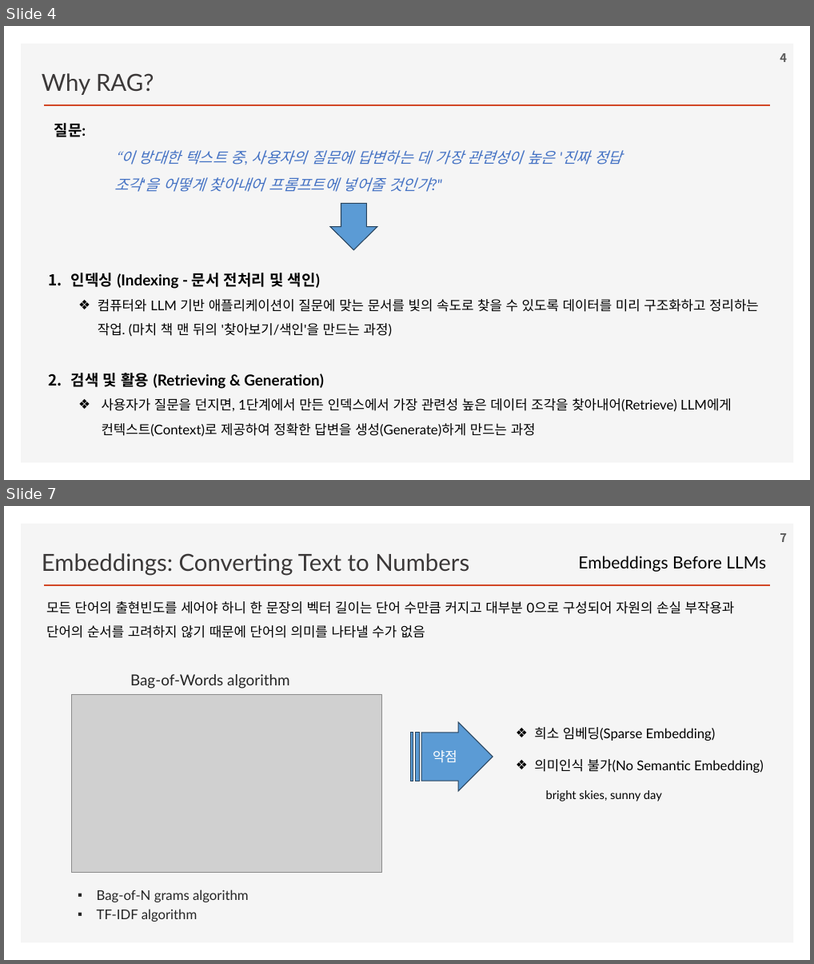
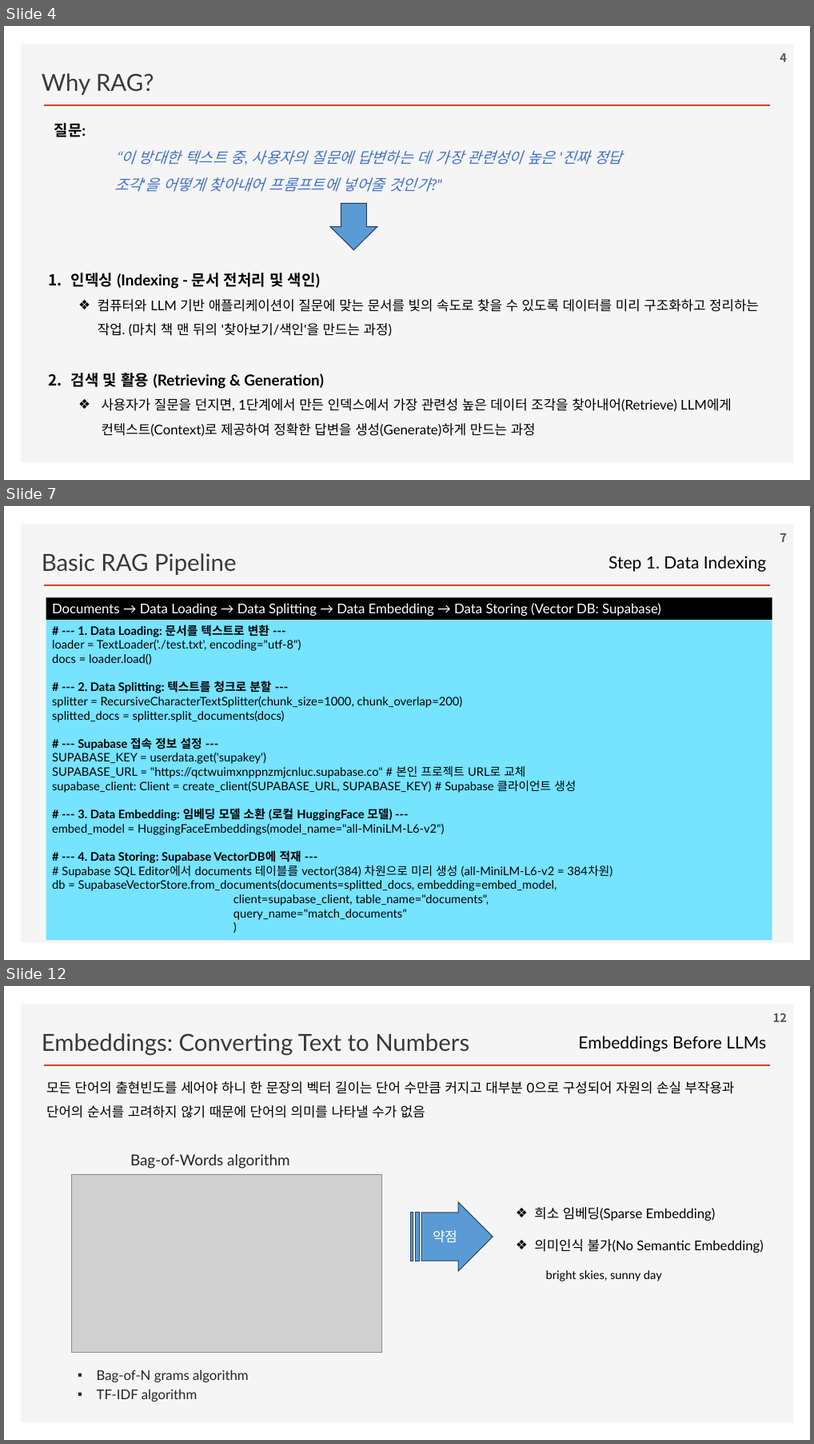
Before and after one commit to ancestor9/2026_Fall_Learning-Langchain-AI-Agent, a slide deck: ppts/CHAPTER 2 RAG Part I_Indexing Your Data.pptx. Shown one above the other, each under a label of ours: slides 4 and 7 before the commit, slides 4, 7 and 12 after it; the slides between them are not shown. The pictures are 814x964 and 814x1444 pixels, drawn with LibreOffice and Linux fonts; fonts in the diff are those of the drawing; grey boxes stand for pictures; background and template pictures are left out. Boxes give left, top, right and bottom in pixels: in the first picture for what was removed or moved away, otherwise in the second. Text is boxed around its words. In the diff, an @@ line names an element or a change of style, - is before the commit and + after.

```diff
--- a/ppts/CHAPTER 2 RAG Part I_Indexing Your Data.pptx
+++ b/ppts/CHAPTER 2 RAG Part I_Indexing Your Data.pptx
@@ slide 7 added at (x1=4, y1=506, x2=810, y2=960), background #FFFFFF; not listed: 2 template elements that a slide beside it also shows @@
@@ text added at (x1=42, y1=553, x2=236, y2=575), 28 pt, text #3B3838 @@
+Basic RAG Pipeline
@@ page number added at (x1=780, y1=533, x2=787, y2=542), 14 pt, text #595959, bold @@
+7
@@ text added at (x1=609, y1=556, x2=766, y2=572), 20 pt, text #000000 @@
+Step 1. Data Indexing
@@ rectangle added at (x1=46, y1=597, x2=773, y2=620), fill #000000, 16 pt, text #FFFFFF @@
+Documents → Data Loading → Data Splitting → Data Embedding → Data Storing (Vector DB: Supabase)
@@ rectangle added at (x1=46, y1=620, x2=773, y2=940), fill #76E3FF, 14 pt, text #000000 @@
+# --- 1. Data Loading: 문서를 텍스트로 변환 ---
+loader = TextLoader('./test.txt', encoding="utf-8")
+docs = loader.load()
+# --- 2. Data Splitting: 텍스트를 청크로 분할 ---
+splitter = RecursiveCharacterTextSplitter(chunk_size=1000, chunk_overlap=200)
+splitted_docs = splitter.split_documents(docs)
+# --- Supabase 접속 정보 설정 ---
+SUPABASE_KEY = userdata.get('supakey')
+SUPABASE_URL = "https://qctwuimxnppnzmjcnluc.supabase.co" # 본인 프로젝트 URL로 교체
+supabase_client: Client = create_client(SUPABASE_URL, SUPABASE_KEY) # Supabase 클라이언트 생성
+# --- 3. Data Embedding: 임베딩 모델 소환 (로컬 HuggingFace 모델) ---
+embed_model = HuggingFaceEmbeddings(model_name="all-MiniLM-L6-v2")
+# --- 4. Data Storing: Supabase VectorDB에 적재 ---
+# Supabase SQL Editor에서 documents 테이블를 vector(384) 차원으로 미리 생성 (all-MiniLM-L6-v2 = 384차원)
+db = SupabaseVectorStore.from_documents(documents=splitted_docs, embedding=embed_model,
+client=supabase_client, table_name="documents",
+query_name="match_documents"
+)
@@ what was slide 7 is now slide 12 @@
@@ page number at (x1=774, y1=1013, x2=787, y2=1022): text changed @@
-7
+12
```
Also in this commit, not shown: 4 other slides added.
